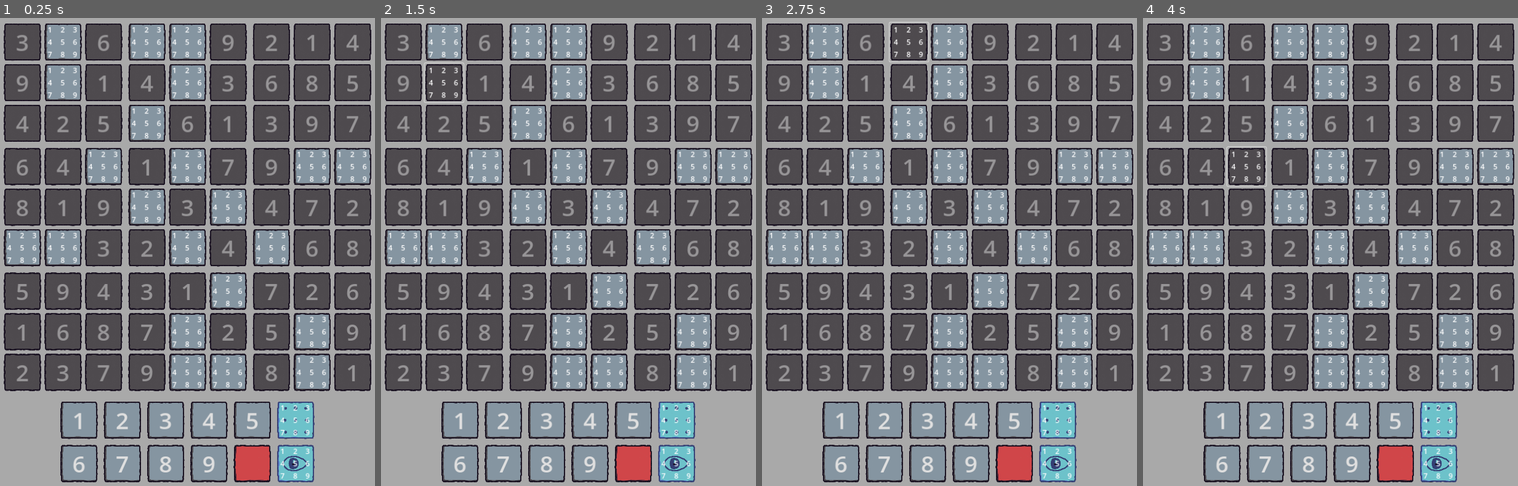
Above: before the commit, frames 1-4 (left to right).
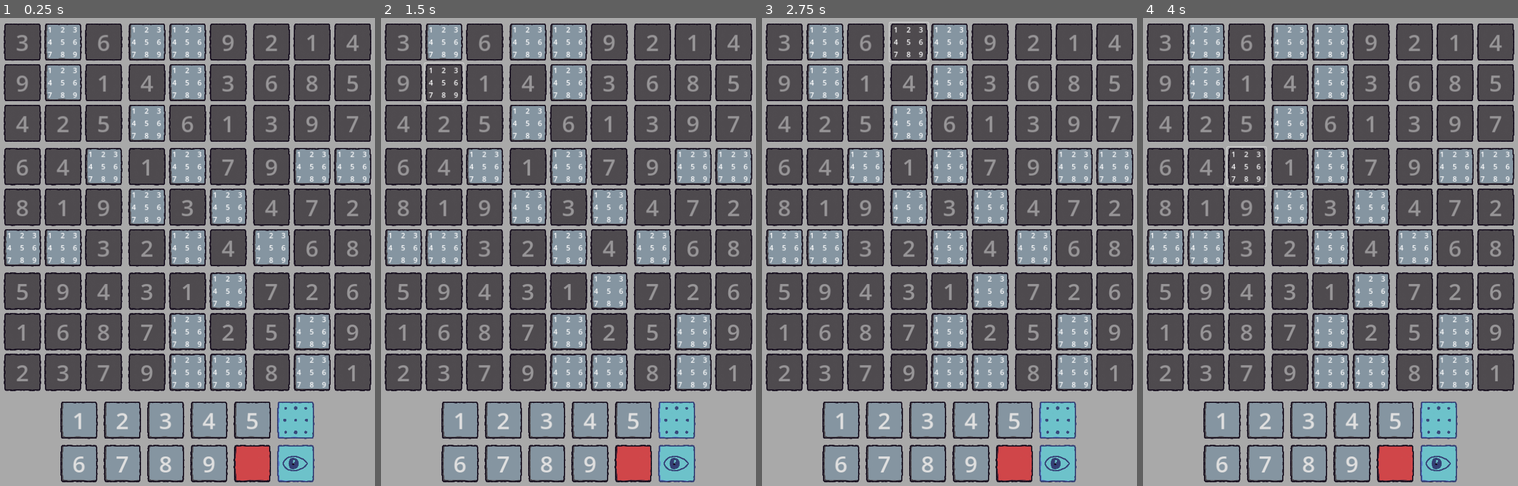
Above: after the commit, the same moments.

Repository: gitMickehh/soduku-recreation
Game: Godot game, scene res://soduku_scene.tscn
Same seed, same stepped clock (60 frames per second), same inputs: the game is played once before the commit and once after it.
Inputs (mouse positions are in pixels of both pictures, inside the frame that each line leads up to):
- Up to frame 1 (0.25 s): no input
- Up to frame 2 (1.5 s): click (444, 41) at 0.52 s; click (444, 83) at 1.27 s
- Up to frame 3 (2.75 s): click (908, 41) at 2 s
- Up to frame 4 (4 s): click (1289, 120) at 2.77 s; click (1248, 167) at 3.52 s

The runs differ from the first frame. In frame 1, 0.2% of the frame differs, in the area x 74-83%, y 82-99%; in frame 2, 0.2%; in frame 3, 0.2%; in frame 4, 0.2%.

Commit message:
turning off candidates

Diff:
--- a/scripts/input_lines_container_manager.gd
+++ b/scripts/input_lines_container_manager.gd
@@ -61,4 +61,7 @@
 		button.toggle_hints(false)
 
 	mode_change.update_button_styleboxes(sight_stylebox, sight_disabled_stylebox)
+	mode_change.toggle_hints(false)
+
 	toggle_candidates.update_button_styleboxes(candidate_stylebox, candidate_disabled_stylebox)
+	toggle_candidates.toggle_hints(false)
